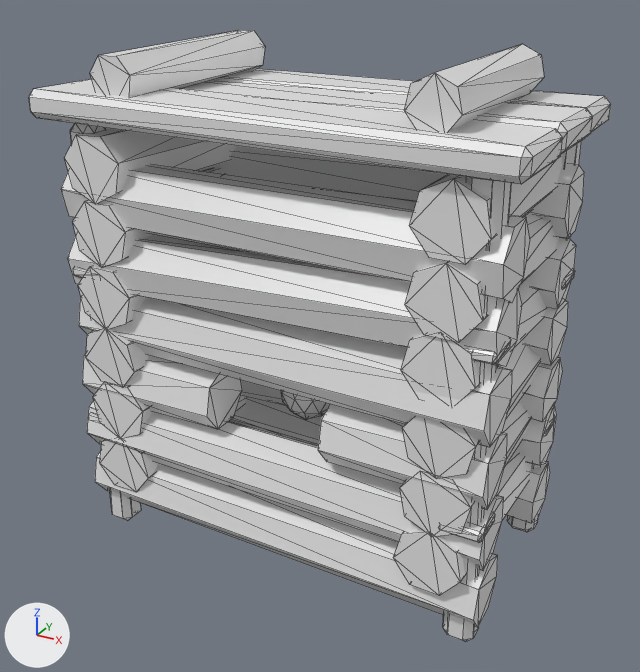
An edit to the OBJ model assets/variants/stow_post_remodel2_c.obj, drawn before and after from the same camera.
Rendered twice from a 50 mm camera at (1.209, -2.211, 1.689) aimed at (0.019, -0.047, 0.607). Every picture has the same lights, and +X, +Y and +Z are marked at lower left. The first picture is the older version. Mesh edges are drawn as thin lines. Where no turn or scale is listed for an object, it has been applied to the vertices.

The first picture shows 'stow_post_remodel2_c'.
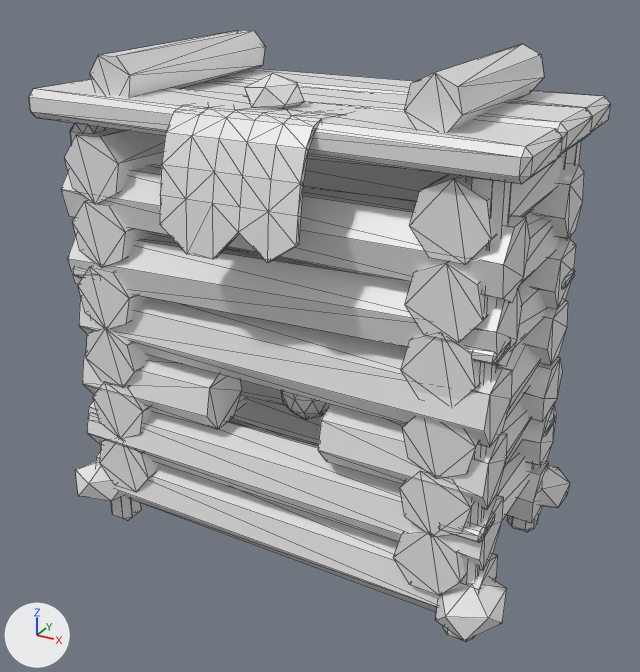
What differs and where, as boxes (x1, y1, x2, y2) in the pictures (640 x 672 px):
part 1 of me_stow_post_remodel2_c, added
    after: (160, 105, 340, 263)
part 2 of me_stow_post_remodel2_c, added
    after: (245, 73, 304, 109)
part 3 of me_stow_post_remodel2_c, added
    after: (539, 466, 570, 508)
part 4 of me_stow_post_remodel2_c, added
    after: (436, 577, 507, 641)
part 5 of me_stow_post_remodel2_c, added
    after: (75, 461, 124, 501)

Diff of the bpy script that builds the scene:
```diff
--- a/assets/variants/stow_post_remodel2_c.obj.py
+++ b/assets/variants/stow_post_remodel2_c.obj.py
@@ mat_hide @@
+mat_hide = principled_material('hide')
+mat_hide.base_color = (0.8, 0.8, 0.8)  # white #e7e7e7
+mat_hide.roughness = 0.4
@@ mat_stone @@
+mat_stone = principled_material('stone')
+mat_stone.base_color = (0.8, 0.8, 0.8)  # white #e7e7e7
+mat_stone.roughness = 0.4
@@ me_stow_post_remodel2_c @@
 # used by ob_stow_post_remodel2_c; location = (0.0, 0.0, 0.0)
-me_stow_post_remodel2_c.from_pydata(...)  # 780 vertices, 1388 faces; spans x -0.72..0.72, y -0.41..0.42, z -0.11..1.44
+me_stow_post_remodel2_c.from_pydata(...)  # 936 vertices, 1676 faces; spans x -0.74..0.74, y -0.49..0.44, z -0.11..1.44
+# me_stow_post_remodel2_c part 1: a new loose piece of 96 vertices spanning x -0.2..0.2, y -0.49..-0.11, z 0.97..1.32, in mat_hide (white #e7e7e7)
+# me_stow_post_remodel2_c part 2
+# 12 vertices are added at x -0.08..0.07, y -0.3..-0.18, z 1.29..1.4
+# 20 new faces join them, mat_stone (white #e7e7e7)
+# me_stow_post_remodel2_c part 3
+# 12 vertices are added at x 0.55..0.74, y 0.25..0.42, z -0.02..0.13
+# 20 new faces join them, mat_stone (white #e7e7e7)
+# me_stow_post_remodel2_c part 4
+# 12 vertices are added at x 0.55..0.73, y -0.43..-0.22, z -0.03..0.12
+# 20 new faces join them, mat_stone (white #e7e7e7)
+# me_stow_post_remodel2_c part 5
+# 12 vertices are added at x -0.73..-0.54, y -0.42..-0.23, z -0.02..0.13
+# 20 new faces join them, mat_stone (white #e7e7e7)
+# other edits to the shape of me_stow_post_remodel2_c do not show in these pictures
 me_stow_post_remodel2_c.materials.append(mat_wood)
@@ me_stow_post_remodel2_c @@
 me_stow_post_remodel2_c.materials.append(mat_core)
+me_stow_post_remodel2_c.materials.append(mat_hide)  # white #e7e7e7
+me_stow_post_remodel2_c.materials.append(mat_stone)  # white #e7e7e7
```
